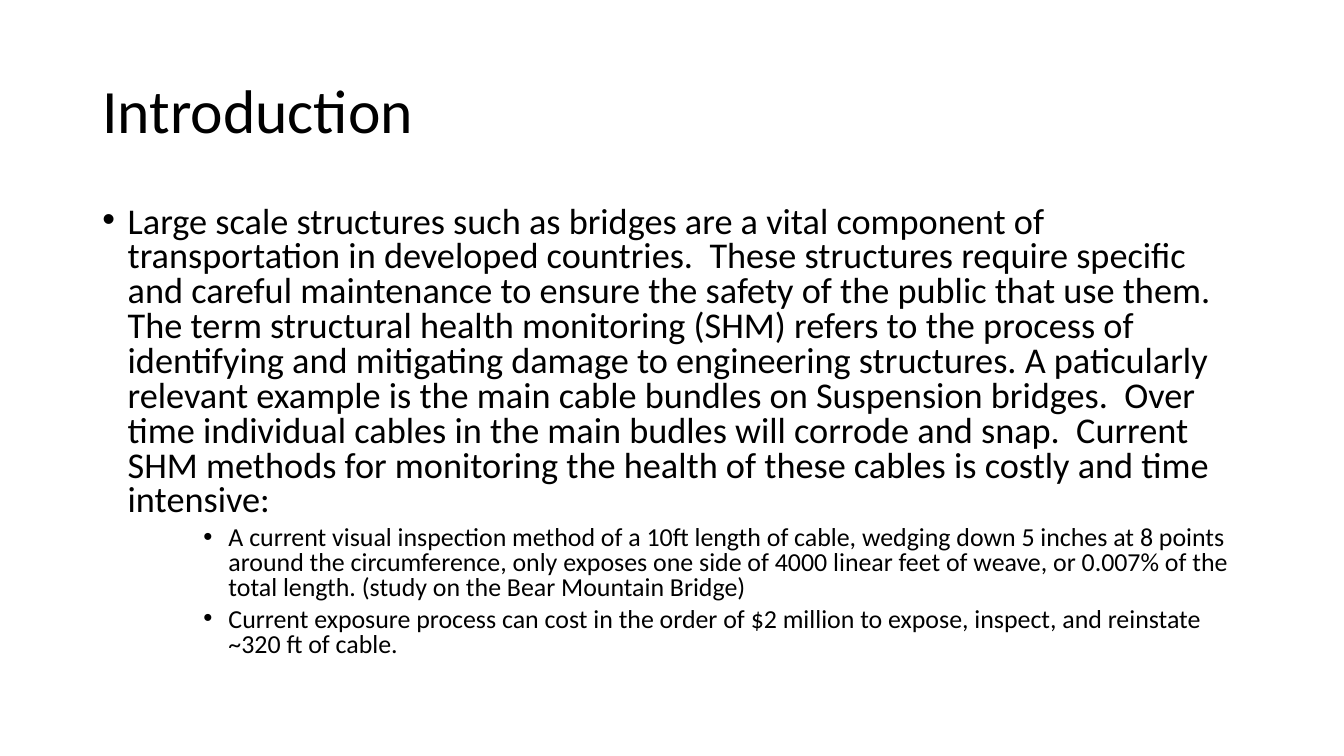
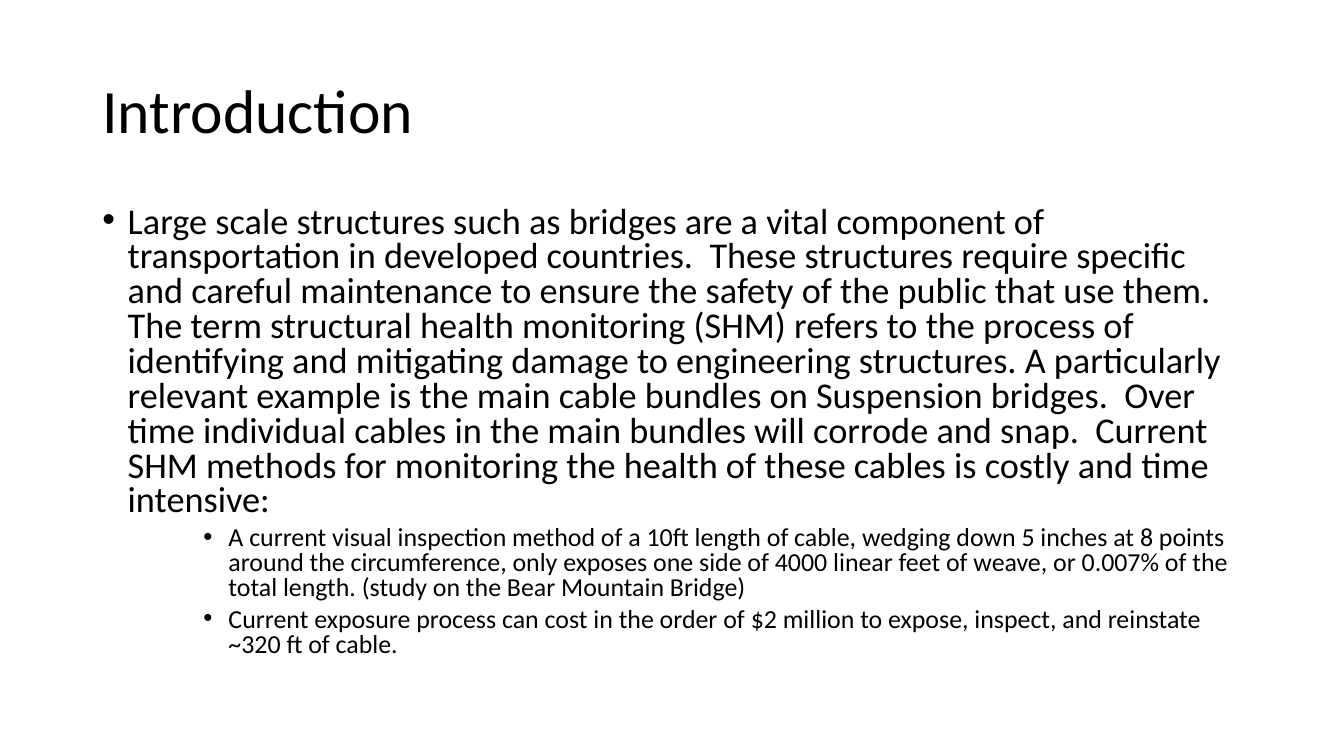
Before and after one commit to embeddedsensors/bridge-monitoring-doc, a slide deck: slide 2 of Preiliminary Report/Development of an Active Acoustic Tension Cable Damage.pptx. Drawn at 1344x756 pixels with LibreOffice and Linux fonts; fonts in the diff are those of the drawing. Boxes give left, top, right and bottom in pixels: in the first picture for what was removed or moved away, otherwise in the second. Text is boxed around its words. In the diff, an @@ line names an element or a change of style, - is before the commit and + after.

```diff
--- a/Preiliminary Report/Development of an Active Acoustic Tension Cable Damage.pptx
+++ b/Preiliminary Report/Development of an Active Acoustic Tension Cable Damage.pptx
@@ text at (128,208,1221,513): text changed @@
-• Large scale structures such as bridges are a vital component of transportation in developed countries. These structures require specific and careful maintenance to ensure the safety of the public that use them. The term structural health monitoring (SHM) refers to the process of identifying and mitigating damage to engineering structures. A paticularly relevant example is the main cable bundles on Suspension bridges. Over time individual cables in the main budles will corrode and snap. Current SHM methods for monitoring the health of these cables is costly and time intensive:
+• Large scale structures such as bridges are a vital component of transportation in developed countries. These structures require specific and careful maintenance to ensure the safety of the public that use them. The term structural health monitoring (SHM) refers to the process of identifying and mitigating damage to engineering structures. A particularly relevant example is the main cable bundles on Suspension bridges. Over time individual cables in the main bundles will corrode and snap. Current SHM methods for monitoring the health of these cables is costly and time intensive:
```
Also in this commit, not shown: 2 other slides changed.
